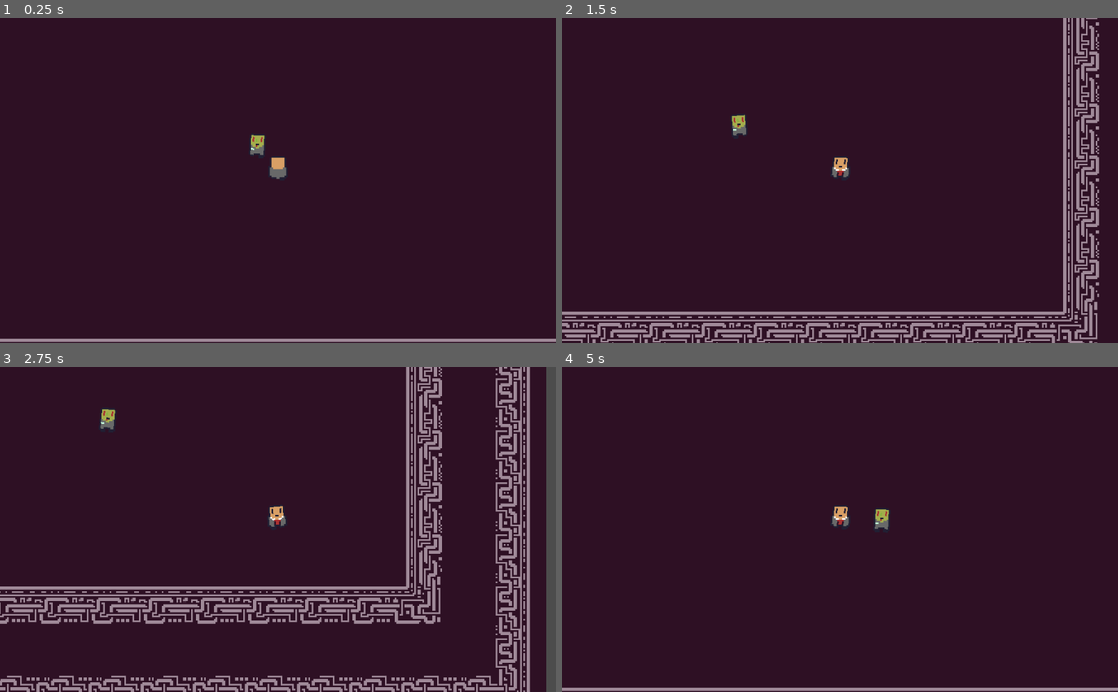
Above: before the commit, frames 1-4 (two rows, left to right).
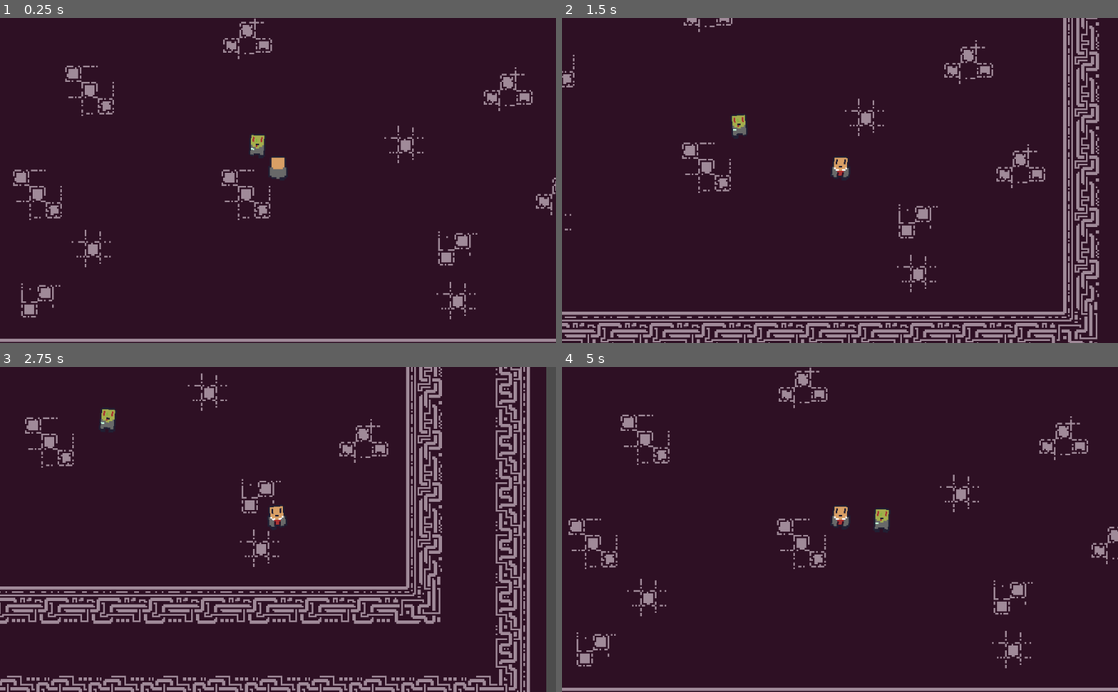
Above: after the commit, the same moments.

Repository: williamVbrines/AdaptingMutations
Game: Godot game, scene res://scripts/main/Main.tscn
The game is run twice, just before and just after one commit, with the same random seed, the same clock (stepped at 60 frames per second) and the same inputs.
Inputs:
- Up to frame 1 (0.25 s): no input
- Up to frame 2 (1.5 s): tap Enter at 0.5 s; hold D (ui_right) 0.53-1.28 s; hold S (ui_down) from 1.28 s (still down)
- Up to frame 3 (2.75 s): release S (ui_down) at 2.03 s; hold D (ui_right) from 2.03 s (still down)
- Up to frame 4 (5 s): release D (ui_right) at 2.78 s; hold W (ui_up) 2.78-3.53 s; hold A (ui_left) from 3.53 s (still down)

The runs differ from the first frame. In frame 1, 2.7% of the frame differs, in the area x 2-100%, y 0-93%; in frame 2, 1.7%; in frame 3, 1.2%; in frame 4, 2.7%, in the area x 1-100%, y 0-93%.

Commit message:
added flor tiles

Diff:
--- a/adaptingMutations/scripts/Level/Level.tscn
+++ b/adaptingMutations/scripts/Level/Level.tscn
@@ -1,6 +1,7 @@
-[gd_scene load_steps=15 format=2]
+[gd_scene load_steps=16 format=2]
 
 [ext_resource path="res://textures/TileSet/TileSet.png" type="Texture" id=1]
+[ext_resource path="res://textures/TileSet/TileSet_Flor.png" type="Texture" id=2]
 
 [sub_resource type="ConvexPolygonShape2D" id=1]
 points = PoolVector2Array( 32, 23.0351, 22.0741, 22.9764, 22.1229, 32, 0, 32, 0, 0, 32, 0 )
@@ -135,6 +136,62 @@
 "shape_transform": Transform2D( 1, 0, 0, 1, 0, 0 )
 } ]
 0/z_index = 0
+1/name = "TileSet_Flor.png 1"
+1/texture = ExtResource( 2 )
+1/tex_offset = Vector2( 0, 0 )
+1/modulate = Color( 1, 1, 1, 1 )
+1/region = Rect2( 0, 0, 32, 32 )
+1/tile_mode = 0
+1/occluder_offset = Vector2( 0, 0 )
+1/navigation_offset = Vector2( 0, 0 )
+1/shape_offset = Vector2( 0, 0 )
+1/shape_transform = Transform2D( 1, 0, 0, 1, 0, 0 )
+1/shape_one_way = false
+1/shape_one_way_margin = 0.0
+1/shapes = [  ]
+1/z_index = 0
+2/name = "TileSet_Flor.png 2"
+2/texture = ExtResource( 2 )
+2/tex_offset = Vector2( 0, 0 )
+2/modulate = Color( 1, 1, 1, 1 )
+2/region = Rect2( 32, 0, 32, 32 )
+2/tile_mode = 0
+2/occluder_offset = Vector2( 0, 0 )
+2/navigation_offset = Vector2( 0, 0 )
+2/shape_offset = Vector2( 0, 0 )
+2/shape_transform = Transform2D( 1, 0, 0, 1, 0, 0 )
+2/shape_one_way = false
+2/shape_one_way_margin = 0.0
+2/shapes = [  ]
+2/z_index = 0
+3/name = "TileSet_Flor.png 3"
+3/texture = ExtResource( 2 )
+3/tex_offset = Vector2( 0, 0 )
+3/modulate = Color( 1, 1, 1, 1 )
+3/region = Rect2( 64, 0, 32, 32 )
+3/tile_mode = 0
+3/occluder_offset = Vector2( 0, 0 )
+3/navigation_offset = Vector2( 0, 0 )
+3/shape_offset = Vector2( 0, 0 )
+3/shape_transform = Transform2D( 1, 0, 0, 1, 0, 0 )
+3/shape_one_way = false
+3/shape_one_way_margin = 0.0
+3/shapes = [  ]
+3/z_index = 0
+4/name = "TileSet_Flor.png 4"
+4/texture = ExtResource( 2 )
+4/tex_offset = Vector2( 0, 0 )
+4/modulate = Color( 1, 1, 1, 1 )
+4/region = Rect2( 96, 0, 32, 32 )
+4/tile_mode = 0
+4/occluder_offset = Vector2( 0, 0 )
+4/navigation_offset = Vector2( 0, 0 )
+4/shape_offset = Vector2( 0, 0 )
+4/shape_transform = Transform2D( 1, 0, 0, 1, 0, 0 )
+4/shape_one_way = false
+4/shape_one_way_margin = 0.0
+4/shapes = [  ]
+4/z_index = 0
 
 [node name="Level" type="Node2D"]
 
@@ -151,4 +208,4 @@
 tile_set = SubResource( 13 )
 cell_size = Vector2( 32, 32 )
 format = 1
-tile_data = PoolIntArray( -131075, 0, 131075, -131074, 0, 13 …(896 unchanged characters)… 538, 65534, 0, 196608, 65535, 0, 65536, 11, 0, 65538, 12, 0, 196608, 13, 0, 65536, 131069, 0, 65538, 131070, 0, 196608, 131071, 0, 65536, 65547, 0, 65538, 65548, 0, 196608, 65549, 0, 65536, 196605, 0, 65538, 196606, 0, 196608, 196607, 0, 65536, 131083, 0, 65538, 131084, 0, 196608, 131085, 0, 65536, 262141, 0, 65538, 262142, 0, 196608, 262143, 0, 65536, 196619, 0, 65538, 196620, 0, 196608, 196621, 0, 65536, 327677, 0, 65538, 327678, 0, 196608, 327679, 0, 65536, 262155, 0, 65538, 262156, 0, 196608, 262157, 0, 65536, 393213, 0, 65538, 393214, 0, 196608, 393215, 0, 65536, 327691, 0, 65538, 327692, 0, 196608, 3 …(901 unchanged characters)…
+tile_data = PoolIntArray( -131075, 0, 131075, -131074, 0, 13 …(896 unchanged characters)… 538, 65534, 0, 196608, 65535, 0, 65536, 4, 4, 0, 11, 0, 65538, 12, 0, 196608, 13, 0, 65536, 131069, 0, 65538, 131070, 0, 196608, 131071, 0, 65536, 65537, 3, 0, 65545, 4, 0, 65547, 0, 65538, 65548, 0, 196608, 65549, 0, 65536, 196605, 0, 65538, 196606, 0, 196608, 196607, 0, 65536, 131079, 1, 0, 131083, 0, 65538, 131084, 0, 196608, 131085, 0, 65536, 262141, 0, 65538, 262142, 0, 196608, 262143, 0, 65536, 196608, 3, 0, 196612, 3, 0, 196618, 4, 0, 196619, 0, 65538, 196620, 0, 196608, 196621, 0, 65536, 327677, 0, 65538, 327678, 0, 196608, 327679, 0, 65536, 262145, 1, 0, 262152, 2, 0, 262155, 0, 65538, 262156, 0, 196608, 262157, 0, 65536, 393213, 0, 65538, 393214, 0, 196608, 393215, 0, 65536, 327680, 2, 0, 327688, 1, 0, 327691, 0, 65538, 327692, 0, 196608, 3 …(901 unchanged characters)…
Binary file added: adaptingMutations/textures/TileSet/TileSet_Flor.png
Not shown, added: adaptingMutations/textures/TileSet/TileSet_Flor.png.import
Not shown, added: SnapShot/MovementWithZome.gif
Not shown, changed: adaptingMutations/textures/TileSet/TileSet_Flor.kra
Not shown, added: adaptingMutations/textures/TileSet/TileSet_Flor.kra~
